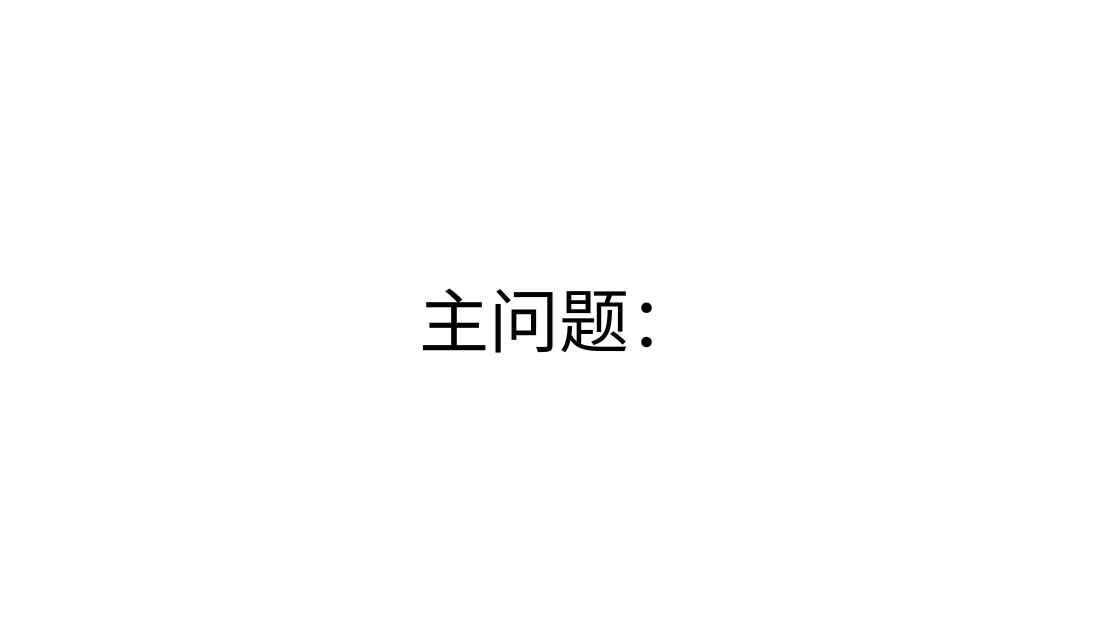
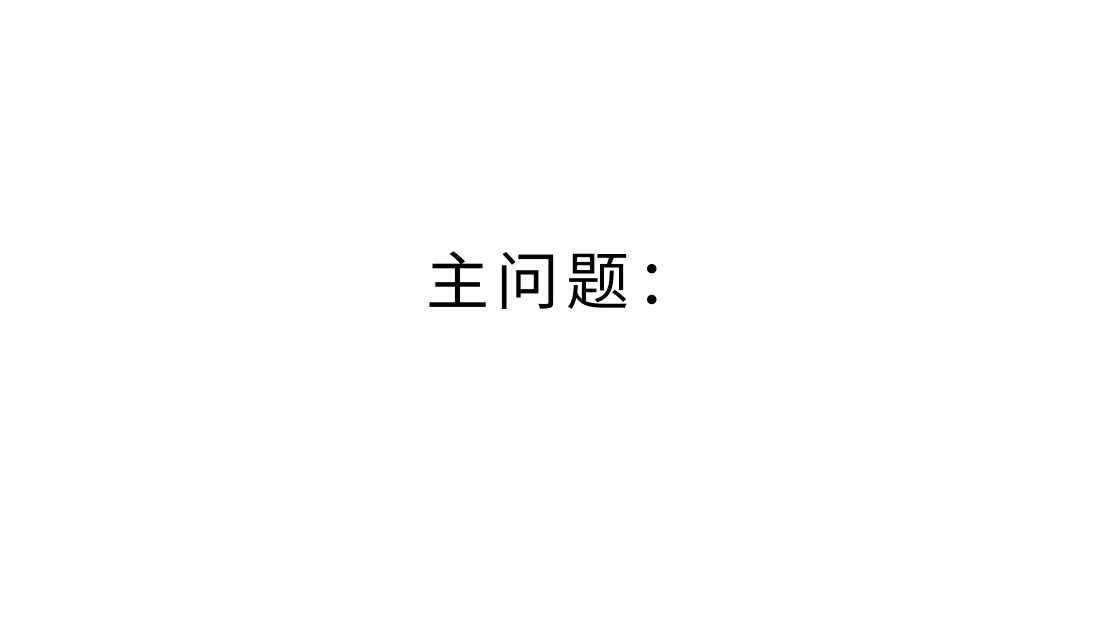
Before and after one commit to yyc-git/ModernGameEngineDesignEdu, a slide deck: slide 5 of 模板.pptx. Drawn at 1120x630 pixels with LibreOffice and Linux fonts; fonts in the diff are those of the drawing; background and template pictures are left out. Boxes give left, top, right and bottom in pixels: in the first picture for what was removed or moved away, otherwise in the second. Text is boxed around its words. In the diff, an @@ line names an element or a change of style, - is before the commit and + after.

```diff
--- a/模板.pptx
+++ b/模板.pptx
@@ title "主问题：": place and size @@
-title "主问题：" at bbox=[420, 288, 700, 353]
+title "主问题：" at bbox=[427, 251, 700, 309]
@@ title "主问题：" at bbox=[427, 251, 700, 309]: size 60 to 54 pt, font Calibri to Arial, letter spacing 0 to 6 pt; line spacing 0.9 to 1; vertical alignment bottom to top @@
```
Also in this commit, not shown: 7 other slides changed, 9 slides added, 7 slides removed, 5 other files.
